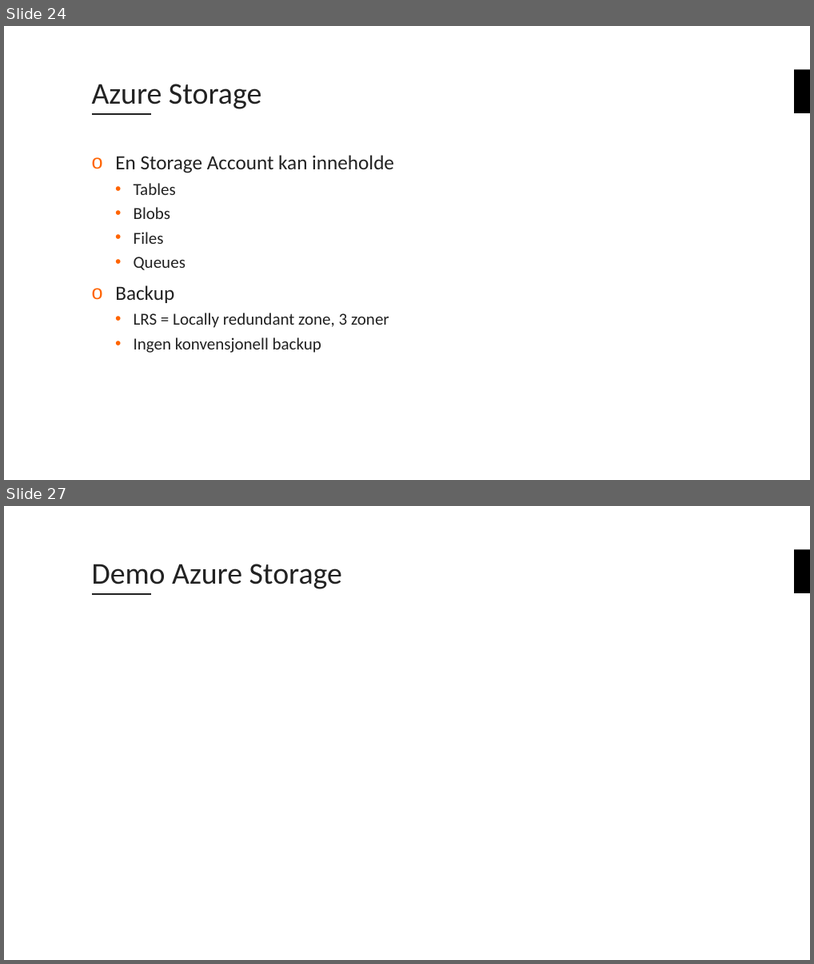
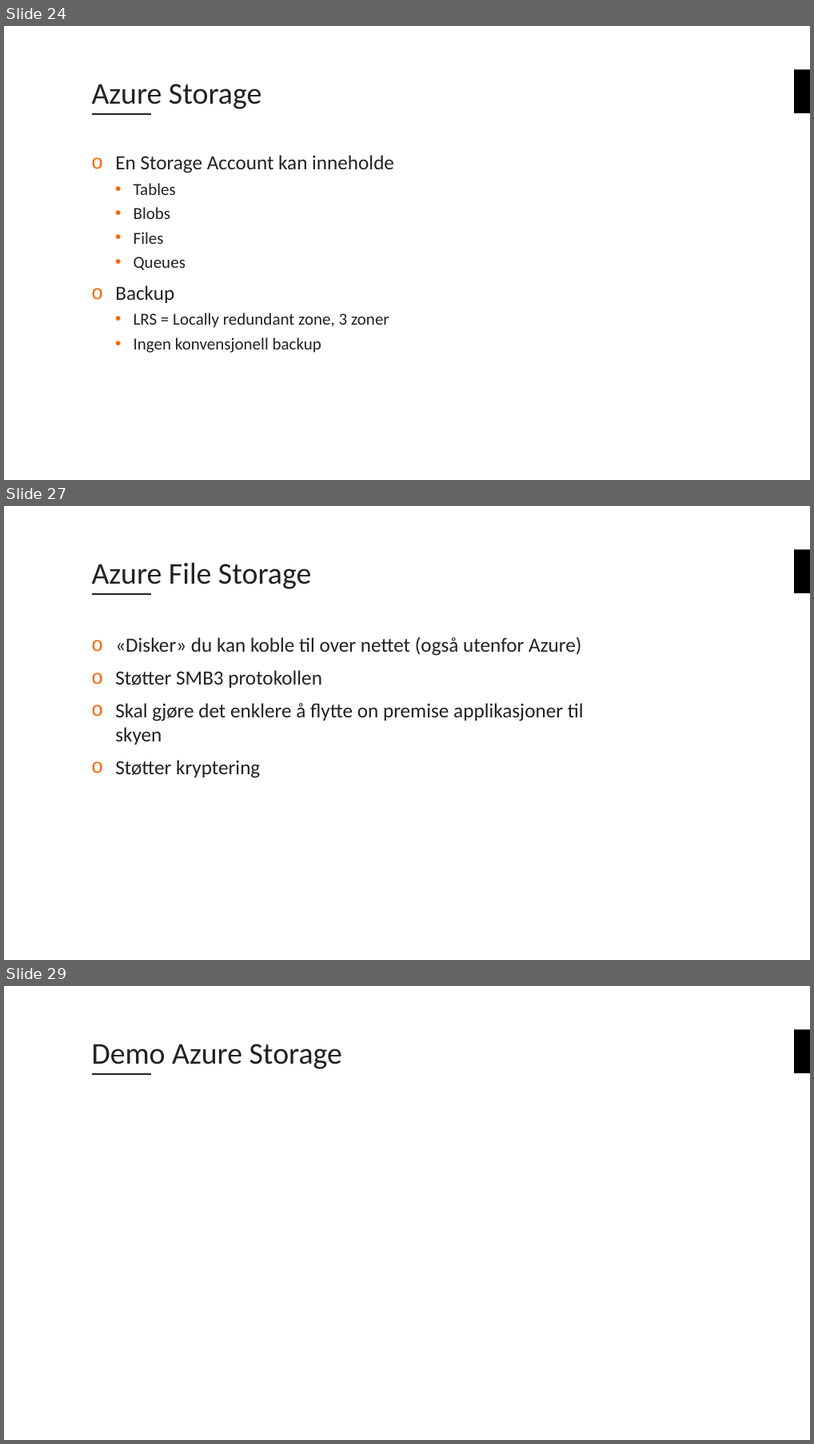
Before and after one commit to bouvet/azure-workshops, a slide deck: Workshop_1/Presentasjon/Azureskolen-Workshop#1.pptx. Shown one above the other, each under a label of ours: slides 24 and 27 before the commit, slides 24, 27 and 29 after it; the slides between them are not shown. The pictures are 814x964 and 814x1444 pixels, drawn with LibreOffice and Linux fonts; fonts in the diff are those of the drawing; background and template pictures are left out. Boxes give left, top, right and bottom in pixels: in the first picture for what was removed or moved away, otherwise in the second. Text is boxed around its words. In the diff, an @@ line names an element or a change of style, - is before the commit and + after.

```diff
--- a/Workshop_1/Presentasjon/Azureskolen-Workshop#1.pptx
+++ b/Workshop_1/Presentasjon/Azureskolen-Workshop#1.pptx
@@ slide 27 added at <box>4,506,810,960</box>, background #FFFFFF; not listed: 2 template elements that a slide beside it also shows @@
@@ title added at <box>92,562,311,589</box>, 36 pt, text #222222 @@
+Azure File Storage
@@ text added at <box>115,637,584,778</box>, 24 pt, text #222222 @@
+o «Disker» du kan koble til over nettet (også utenfor Azure)
+o Støtter SMB3 protokollen
+o Skal gjøre det enklere å flytte on premise applikasjoner til skyen
+o Støtter kryptering
@@ what was slide 27 is now slide 29 @@
```
Also in this commit, not shown: 7 slides changed, 1 other slide added.
